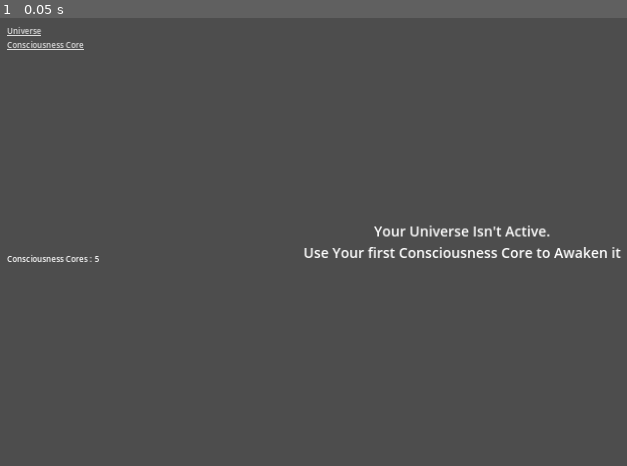
Above: before the commit, frame 1.
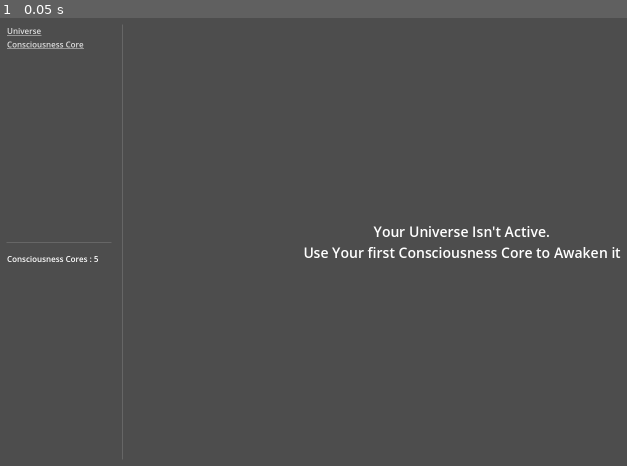
Above: after the commit, the same moment.

Repository: ZibelineDev/project_stardust_yt
Game: Godot game, scene res://scenes/game/game.tscn
Two runs of this game, one before a commit and one after it. Both use one fixed random seed, a clock stepped at 60 frames per second and the inputs below.
Inputs:
- Up to frame 1 (0.05 s): no input

The runs differ from the first frame. In frame 1, 1.0% of the frame differs, in the area x 1-100%, y 1-99%.

Commit message:
🚧✨ Sifting Minigame part 1

Diff:
--- a/project.godot
+++ b/project.godot
@@ -28,7 +28,6 @@
 
 window/size/viewport_width=1600
 window/size/viewport_height=900
-window/stretch/mode="canvas_items"
 window/stretch/aspect="expand"
 
 [file_customization]
--- /dev/null
+++ b/scenes/views/ionized_stardust_sifting/components/sifting_tile.gd
@@ -0,0 +1,46 @@
+class_name IonizedStardustSiftingTile
+extends TextureButton
+## Ionized Stardust Sifting game Tile.
+
+## Different Tile States.
+enum Tiles {
+	EMPTY,
+	STARDUST,
+	CONSCIOUSNESS_CORE,
+}
+
+## Covered tile Texture.
+@export var texture_covered : Texture2D
+## Uncovered Stardust Tile.
+@export var texture_stardust : Texture2D
+## Uncovered CC Tile.
+@export var texture_cc : Texture2D
+
+## Coordinate in the grid.
+var coordinates : String
+## Current State of the Tile.
+var state : Tiles
+## Reveal state of the Tile.
+var is_revealed : bool = false
+## Texture Node.
+var texture : TextureRect
+
+
+##
+func _ready() -> void:
+	texture = get_node("Texture")
+	texture.texture = texture_covered
+
+
+## Triggered when the tile is pressed.
+func _on_pressed() -> void:
+	print("Coordinates : %s" %coordinates)
+
+	if state == Tiles.EMPTY:
+		texture.texture = null
+
+	if state == Tiles.STARDUST:
+		texture.texture = texture_stardust
+
+	if state == Tiles.CONSCIOUSNESS_CORE:
+		texture.texture = texture_cc
--- /dev/null
+++ b/scenes/views/ionized_stardust_sifting/components/sifting_tile.tscn
@@ -0,0 +1,34 @@
+[gd_scene load_steps=6 format=3 uid="uid://dp8r4arhn6bm0"]
+
+[ext_resource type="Texture2D" uid="uid://csqvnuyhw0atu" path="res://assets/minigame_tile.png" id="1_7ldwy"]
+[ext_resource type="Script" path="res://scenes/views/ionized_stardust_sifting/components/sifting_tile.gd" id="2_yen2a"]
+[ext_resource type="Texture2D" uid="uid://kmavep8pmq5u" path="res://assets/minigame_covered_tile.png" id="3_tbpny"]
+[ext_resource type="Texture2D" uid="uid://be87624h8dkjb" path="res://assets/minigame_stardust_tile.png" id="4_7f3e3"]
+[ext_resource type="Texture2D" uid="uid://b4xjoxminp0fr" path="res://assets/minigame_consciousness_core_tile.png" id="5_kdahx"]
+
+[node name="SiftingTile" type="TextureButton"]
+texture_filter = 1
+custom_minimum_size = Vector2(64, 64)
+anchors_preset = 8
+anchor_left = 0.5
+anchor_top = 0.5
+anchor_right = 0.5
+anchor_bottom = 0.5
+grow_horizontal = 2
+grow_vertical = 2
+texture_normal = ExtResource("1_7ldwy")
+texture_pressed = ExtResource("1_7ldwy")
+texture_hover = ExtResource("1_7ldwy")
+texture_disabled = ExtResource("1_7ldwy")
+texture_focused = ExtResource("1_7ldwy")
+script = ExtResource("2_yen2a")
+texture_covered = ExtResource("3_tbpny")
+texture_stardust = ExtResource("4_7f3e3")
+texture_cc = ExtResource("5_kdahx")
+
+[node name="Texture" type="TextureRect" parent="."]
+layout_mode = 0
+offset_right = 40.0
+offset_bottom = 40.0
+
+[connection signal="pressed" from="." to="." method="_on_pressed"]
--- /dev/null
+++ b/scenes/views/ionized_stardust_sifting/ionized_stardust_sifting_view.gd
@@ -0,0 +1,61 @@
+class_name ViewSiftingMinigame
+extends Control
+## Ionized Stardust Sifting Minigame view.
+
+## Reference to the Packed Scene containing a tile.
+@export var packed_tile : PackedScene
+
+## List of tiles
+@export var tiles : Dictionary
+
+
+##
+func _ready() -> void:
+	generate_tiles()
+	generate_loot()
+
+
+## Generate 25 tiles.
+func generate_tiles() -> void:
+	for x : int in 5:
+		for y : int in 5:
+			var key : String = "%s%s" %[x, y]
+
+			var node : IonizedStardustSiftingTile = packed_tile.instantiate() as IonizedStardustSiftingTile
+
+			node.coordinates = key
+			node.state = IonizedStardustSiftingTile.Tiles.EMPTY
+
+			get_node("GridContainer").add_child(node)
+
+			tiles[key] = node
+
+
+## Generates random loot.
+func generate_loot() -> void:
+	var random_tile : int = -1
+
+	if randi_range(0, 99) == 99:
+		random_tile = randi_range(1, 25)
+		@warning_ignore("integer_division")
+		var x : int = random_tile / 5
+		var y : int = random_tile % 5
+		var key : String = "%s%s" %[x, y]
+
+		tiles[key].state = IonizedStardustSiftingTile.Tiles.CONSCIOUSNESS_CORE
+
+	const BASE_STARDUST : int = 5
+	var stardust : int = randi_range(0, 5) + BASE_STARDUST
+
+	var counter : int = 0
+
+	while counter < stardust:
+		random_tile = randi_range(0, 24)
+		@warning_ignore("integer_division")
+		var x : int = random_tile / 5
+		var y : int = random_tile % 5
+		var key : String = "%s%s" %[x, y]
+
+		if tiles[key].state == IonizedStardustSiftingTile.Tiles.EMPTY:
+			tiles[key].state = IonizedStardustSiftingTile.Tiles.STARDUST
+			counter += 1
--- /dev/null
+++ b/scenes/views/ionized_stardust_sifting/ionized_stardust_sifting_view.tscn
@@ -0,0 +1,29 @@
+[gd_scene load_steps=3 format=3 uid="uid://bo04ldjbi0t2o"]
+
+[ext_resource type="Script" path="res://scenes/views/ionized_stardust_sifting/ionized_stardust_sifting_view.gd" id="1_v5hqf"]
+[ext_resource type="PackedScene" uid="uid://dp8r4arhn6bm0" path="res://scenes/views/ionized_stardust_sifting/components/sifting_tile.tscn" id="2_ndweo"]
+
+[node name="IonizedStardustSiftingView" type="Control"]
+layout_mode = 3
+anchors_preset = 15
+anchor_right = 1.0
+anchor_bottom = 1.0
+grow_horizontal = 2
+grow_vertical = 2
+script = ExtResource("1_v5hqf")
+packed_tile = ExtResource("2_ndweo")
+
+[node name="GridContainer" type="GridContainer" parent="."]
+layout_mode = 1
+anchors_preset = 8
+anchor_left = 0.5
+anchor_top = 0.5
+anchor_right = 0.5
+anchor_bottom = 0.5
+offset_left = -20.0
+offset_top = -20.0
+offset_right = 20.0
+offset_bottom = 20.0
+grow_horizontal = 2
+grow_vertical = 2
+columns = 5
Not shown, added: assets/minigame_consciousness_core_tile.png.import
Not shown, added: assets/minigame_covered_tile.png.import
Not shown, added: assets/minigame_stardust_tile.png.import
Not shown, added: assets/minigame_tile.png.import
